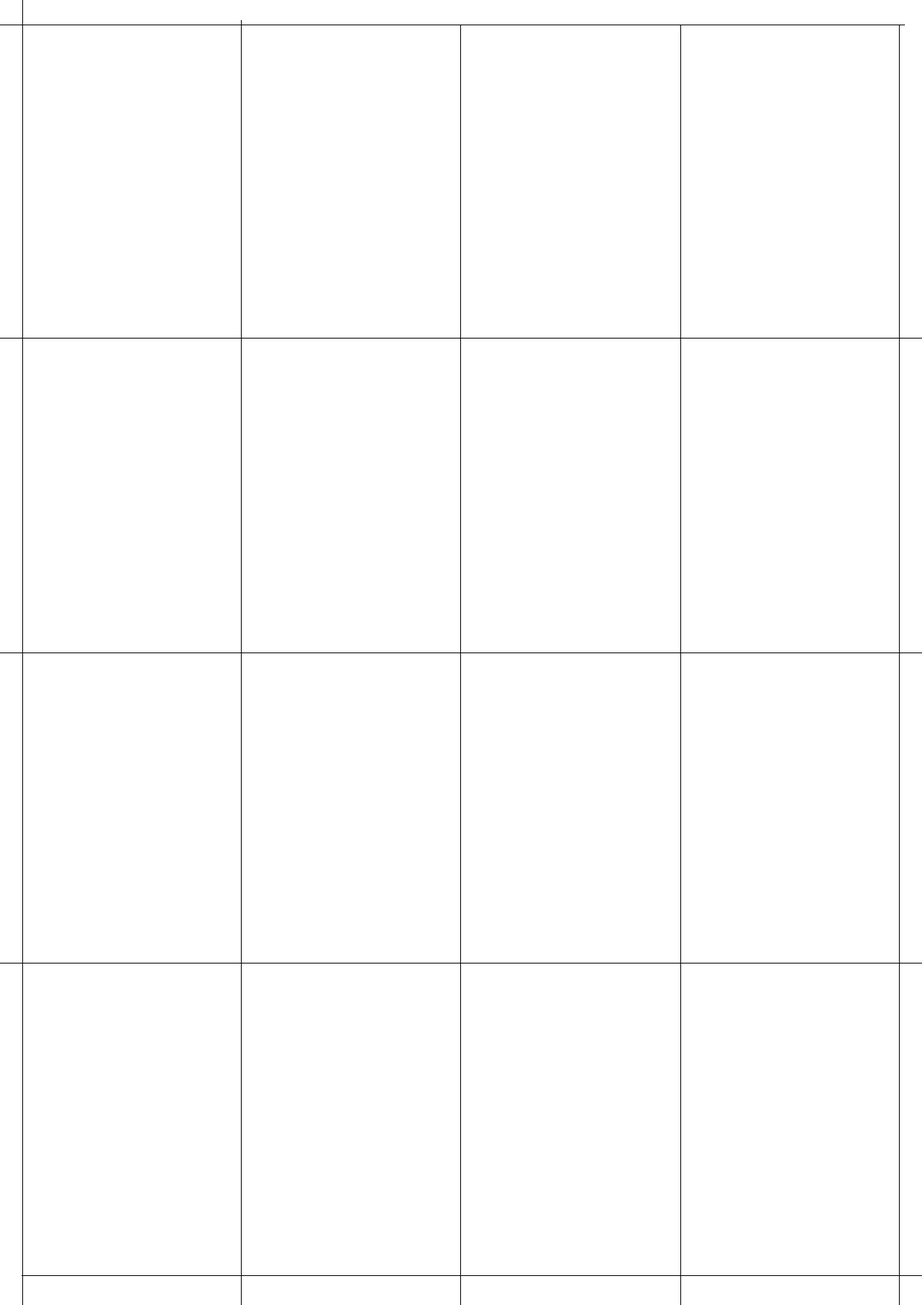
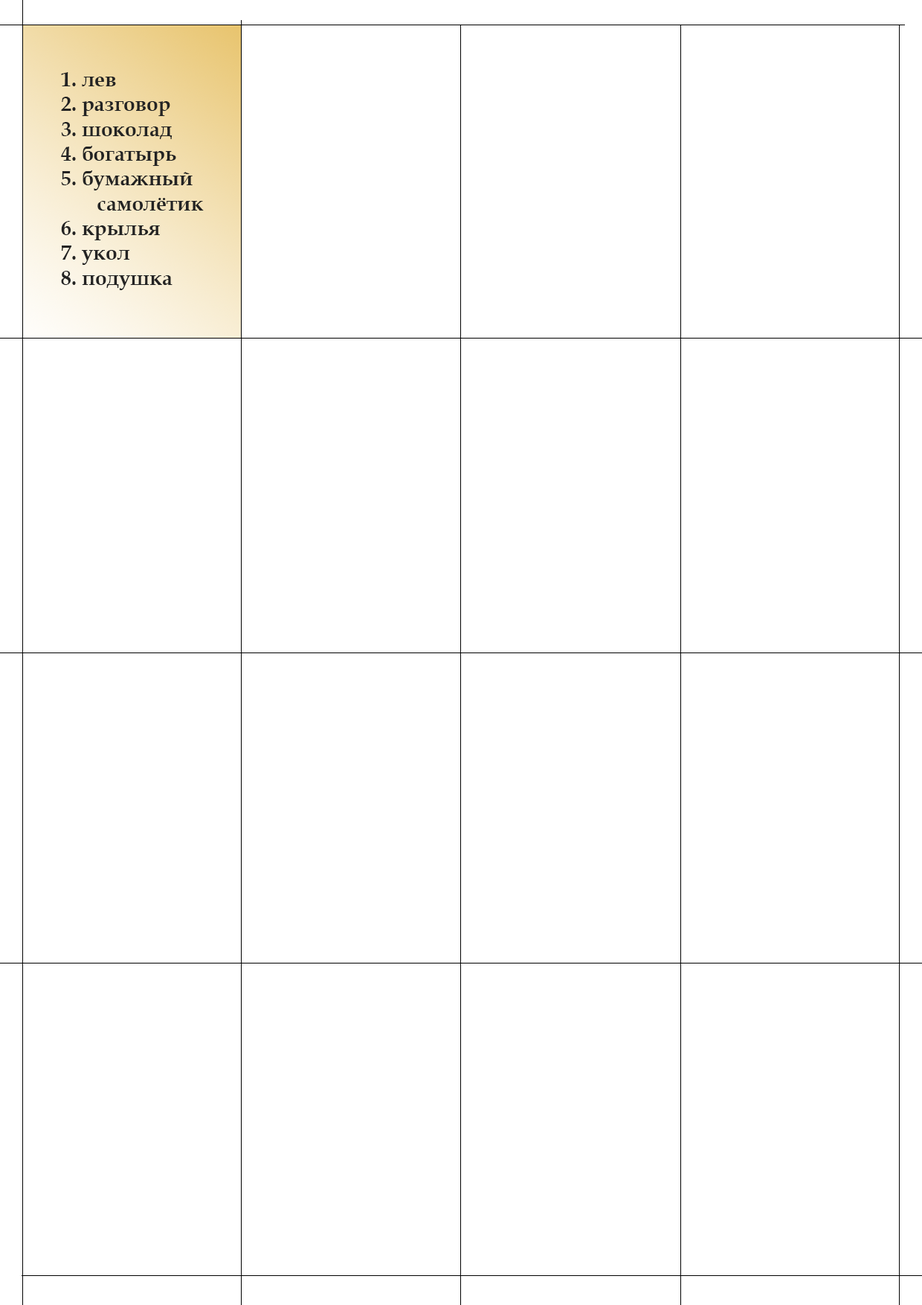
Layers edited between the first and the second 922x1305 image:
added group "МЕТКИ" with 10 layers above "1. лев 2. разговор 3. шоколад 4. богатырь 5. бумажный са" over [23, 25, 242, 338]
added layer "1. лев 2. разговор 3. шоколад 4. богатырь 5. бумажный са" above "Фон" over [60, 72, 204, 291]
painted on "Фон" over [23, 25, 242, 338]
